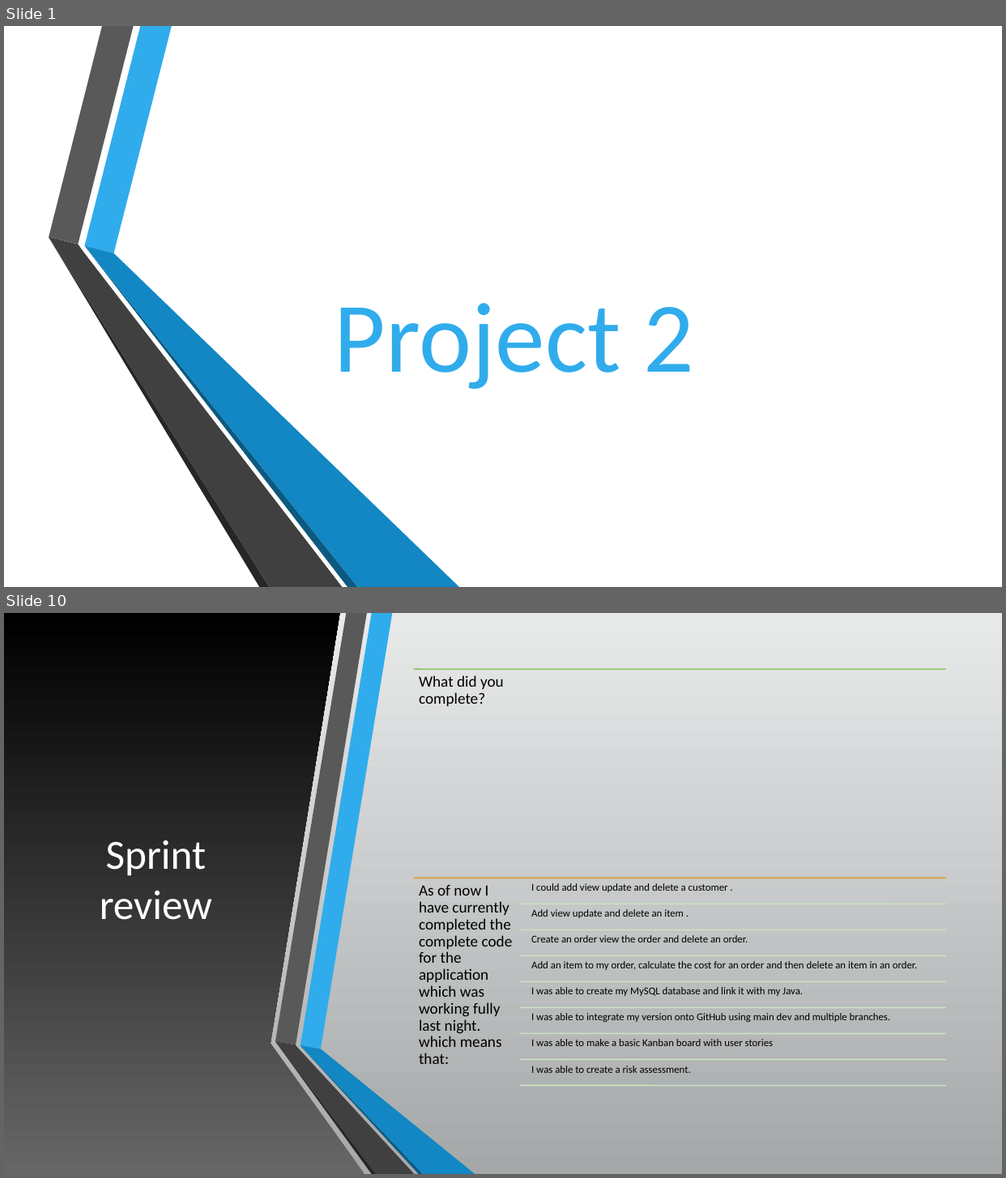
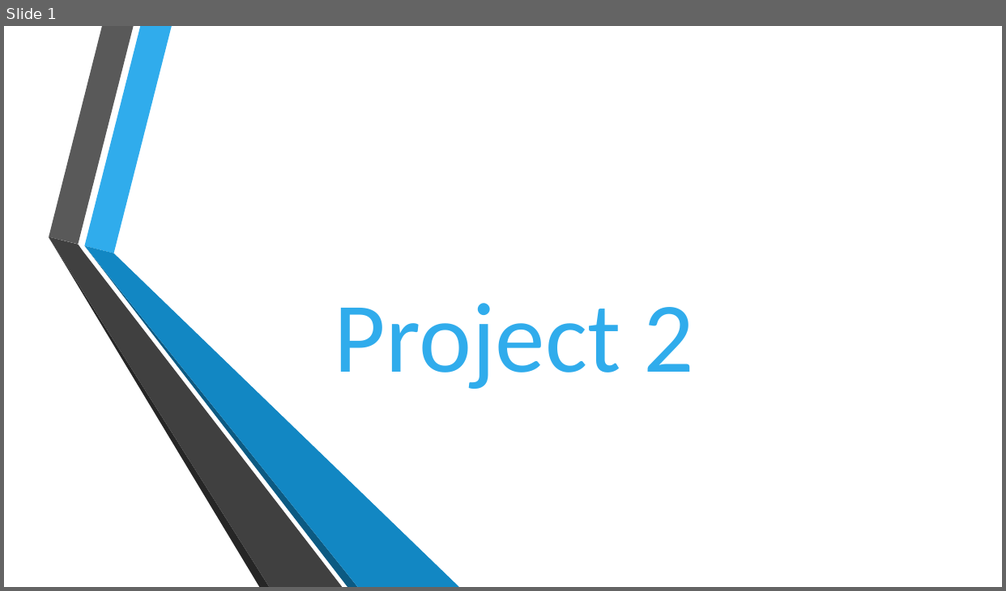
Before and after one commit to AChaffey/HWA-Project-2, a slide deck: documentation/Presentation2.pptx. Shown one above the other, each under a label of ours: slides 1 and 10 before the commit, slide 1 after it; the slides between them are not shown. The pictures are 1006x1178 and 1006x591 pixels, drawn with LibreOffice and Linux fonts; fonts in the diff are those of the drawing; background and template pictures are left out. Boxes give left, top, right and bottom in pixels: in the first picture for what was removed or moved away, otherwise in the second. Text is boxed around its words. In the diff, an @@ line names an element or a change of style, - is before the commit and + after.

```diff
--- a/documentation/Presentation2.pptx
+++ b/documentation/Presentation2.pptx
@@ slide 10 removed at bbox=[4, 613, 1002, 1174], background gradient #E9EAEB to #A5A8A9 @@
@@ rectangle removed at bbox=[4, 613, 1002, 1174] @@
@@ freeform shape removed at bbox=[4, 613, 364, 1174] @@
@@ title removed at bbox=[100, 840, 212, 920] @@
-Sprint review
@@ group removed at bbox=[16, 613, 216, 1174]: 6 freeform shapes @@
@@ group removed at bbox=[275, 613, 475, 1174]: 6 freeform shapes @@
@@ group removed at bbox=[414, 669, 946, 1086]: 10 lines, 10 texts @@
-What did you complete?
-As of now I have currently completed the complete code for the application which was working fully last night. which means that:
-I could add view update and delete a customer .
-Add view update and delete an item .
-Create an order view the order and delete an order.
-Add an item to my order, calculate the cost for an order and then delete an item in an order.
-I was able to create my MySQL database and link it with my Java.
-I was able to integrate my version onto GitHub using main dev and multiple branches.
-I was able to make a basic Kanban board with user stories
-I was able to create a risk assessment.
```
Also in this commit, not shown: 8 slides changed, 1 slide added, 3 other slides removed.
